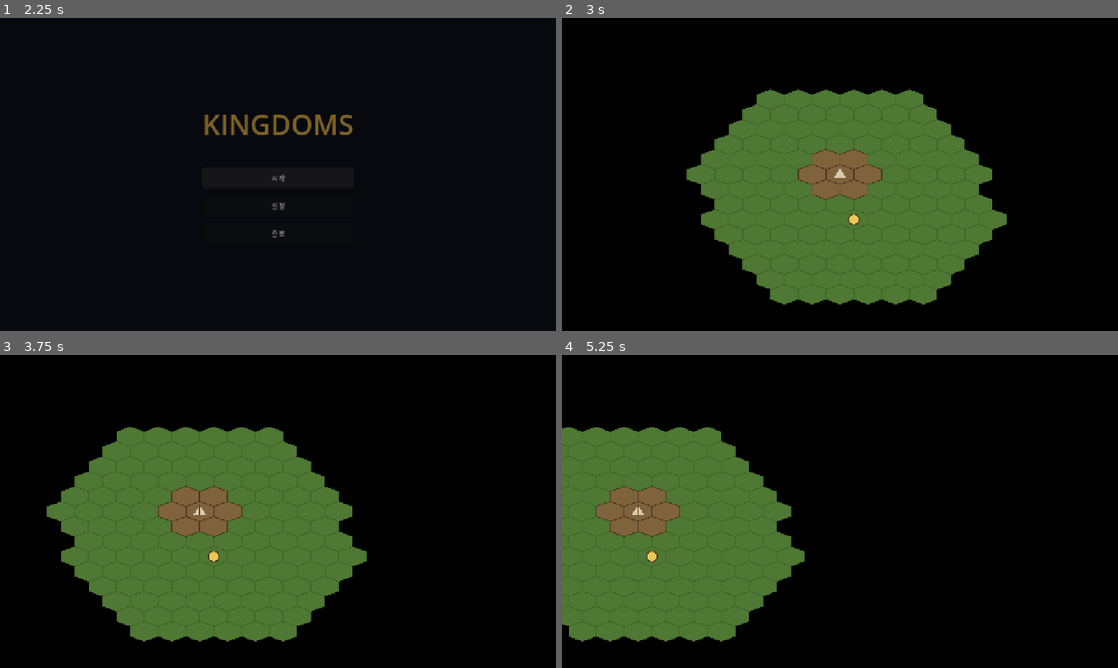
Above: before the commit, frames 1-4 (two rows, left to right).
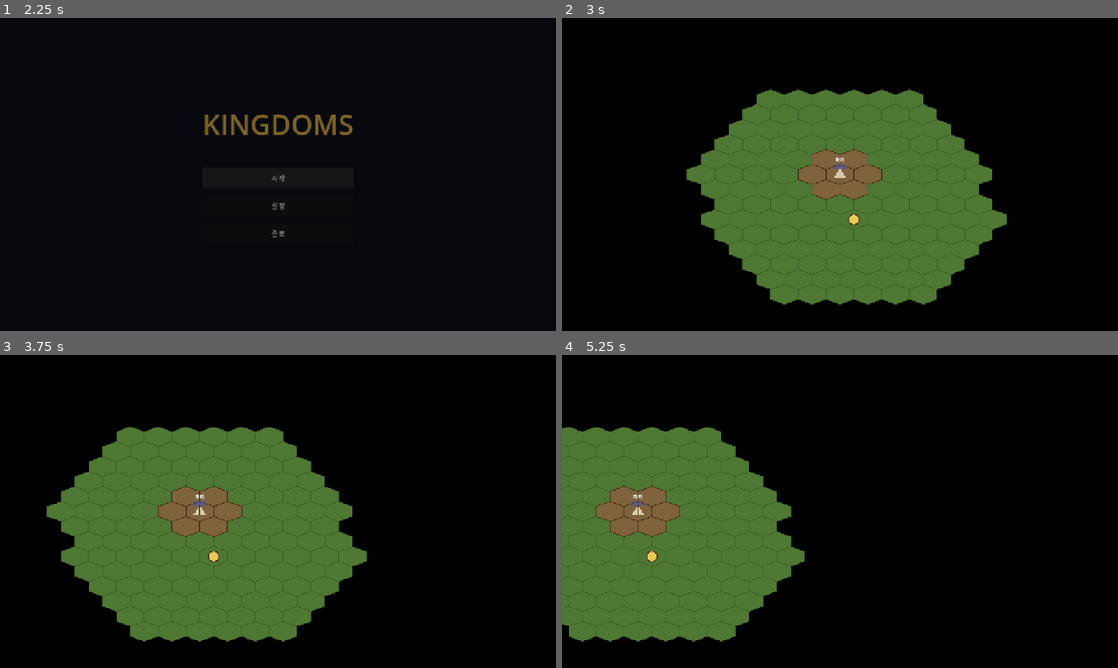
Above: after the commit, the same moments.

Repository: Johnyworld/kingdoms
Game: Godot game, scene res://scenes/splash/splash.tscn
Same seed, same stepped clock (60 frames per second), same inputs: the game is played once before the commit and once after it.
Inputs (mouse positions are in pixels of both pictures, inside the frame that each line leads up to):
- Up to frame 1 (2.25 s): tap Enter at 0.5 s; move the mouse to (400, 158) at 0.52 s; hold D 0.53-1.25 s; hold Shift 0.53-1.25 s; click (400, 158) at 0.67 s; click "시작" at 1.25 s; click "시작" at 2 s
- Up to frame 2 (3 s): drag from (728, 190) to (812, 237) at 2.77 s
- Up to frame 3 (3.75 s): tap Space at 3.5 s; move the mouse to (333, 442) at 3.52 s; hold D from 3.53 s (still down); tap Ctrl at 3.6 s
- Up to frame 4 (5.25 s): release D at 4.25 s; drag from (812, 574) to (673, 464) at 4.27 s; tap Enter at 5 s; move the mouse to (1006, 558) at 5.02 s; hold A from 5.03 s (still down); tap Alt at 5.1 s

Frame 1 is identical in both runs. In frame 2, less than 0.1% of the frame differs, in the area x 48-52%, y 44-49%; in frame 3, less than 0.1%; in frame 4, less than 0.1%, in the area x 12-15%, y 44-49%.

Commit message:
feat(camp): 세력(Faction) 엔티티 + 캠프 이름·소속, 메뉴·맵 표시
- Faction(세력) 추가: 이름·색상·소속 캠프, add_camp 양방향 연결
- Camp에 camp_name("파리")·faction(→"프랑스") 필드, 변경 시 queue_redraw
- 캠프 메뉴 우측 패널에 이름 + 세력명(세력색) 표시 (open(camp)로 변경)
- 필드 맵 캠프 중앙(텐트 위)에 이름·세력명 렌더링(map_label_lines/_draw)
- 스펙(Faction/Camp/camp-menu/SPEC) · 테스트(faction/camp/camp_menu) 동반

Co-Authored-By: Claude Opus 4.8 (1M context) <noreply@anthropic.com>

Diff:
--- a/scenes/camp/camp.gd
+++ b/scenes/camp/camp.gd
@@ -1,10 +1,21 @@
-extends Node2D
+class_name Camp extends Node2D
 ## 중앙 캠프. 중심 1헥스 + 주변 6헥스 = 총 7헥스를 차지한다.
 ## 헥스 중 하나라도 클릭되면 게임 쪽에서 캠프 메뉴를 연다.
+## 캠프는 이름을 가지며 하나의 세력(Faction)에 소속된다.
 
 const FILL_COLOR := Color(0.52, 0.38, 0.24, 0.9)   # 캠프 부지(흙색)
 const EDGE_COLOR := Color(0.28, 0.19, 0.1)
 const TENT_COLOR := Color(0.85, 0.8, 0.68)
+
+# --- 정체성 --- (변경 시 맵 라벨을 다시 그리도록 setter에서 queue_redraw)
+var camp_name := "":        # 캠프 이름(예: "파리"). Node.name과 충돌을 피해 camp_name 사용.
+	set(value):
+		camp_name = value
+		queue_redraw()
+var faction: Faction = null: # 소속 세력. Faction.add_camp로 연결된다.
+	set(value):
+		faction = value
+		queue_redraw()
 
 # 자원 (초기값). 삽입 순서가 곧 메뉴 표시 순서.
 var resources := {
@@ -40,6 +51,16 @@
 func center_cell() -> Vector2i:
 	return _center_cell
 
+## 맵에 표시할 텍스트 줄 목록. 각 원소는 {text, color}.
+## 이름(흰색) → 세력명(세력 색). 둘 다 없으면 빈 배열.
+func map_label_lines() -> Array:
+	var lines := []
+	if camp_name != "":
+		lines.append({"text": camp_name, "color": Color.WHITE})
+	if faction != null:
+		lines.append({"text": faction.name, "color": faction.color})
+	return lines
+
 func _draw() -> void:
 	if _terrain == null:
 		return
@@ -70,3 +91,22 @@
 	])
 	draw_colored_polygon(tent, TENT_COLOR)
 	draw_line(center + Vector2(0, -hh * 0.6), center + Vector2(0, hh * 0.35), EDGE_COLOR, 1.5, true)
+
+	_draw_labels(center - Vector2(0, hh * 0.6))
+
+## 텐트 위쪽 중앙에 이름·세력 줄을 위→아래로 그린다.
+func _draw_labels(anchor: Vector2) -> void:
+	var lines := map_label_lines()
+	if lines.is_empty():
+		return
+	var font := ThemeDB.fallback_font
+	var font_size := 12
+	var line_h := font_size + 3
+	# anchor를 맨 아랫줄의 baseline으로 삼아 위로 쌓아 올린다.
+	var baseline := anchor.y - (lines.size() - 1) * line_h
+	for line in lines:
+		var text: String = line["text"]
+		var w := font.get_string_size(text, HORIZONTAL_ALIGNMENT_LEFT, -1, font_size).x
+		draw_string(font, Vector2(anchor.x - w * 0.5, baseline), text,
+			HORIZONTAL_ALIGNMENT_LEFT, -1, font_size, line["color"])
+		baseline += line_h
--- a/scenes/camp/camp_menu.gd
+++ b/scenes/camp/camp_menu.gd
@@ -4,6 +4,8 @@
 
 var _root: Control
 var _res_grid: GridContainer
+var _camp_title: Label     # 우측 패널 제목 = 캠프 이름
+var _faction_label: Label  # 제목 아래 세력명(세력 색상)
 
 func _ready() -> void:
 	layer = 64
@@ -68,10 +70,12 @@
 	vbox.add_theme_constant_override("separation", 10)
 	panel.add_child(vbox)
 
-	var title := Label.new()
-	title.text = "캠프"
-	title.add_theme_font_size_override("font_size", 20)
-	vbox.add_child(title)
+	_camp_title = Label.new()
+	_camp_title.add_theme_font_size_override("font_size", 20)
+	vbox.add_child(_camp_title)
+
+	_faction_label = Label.new()
+	vbox.add_child(_faction_label)
 	vbox.add_child(HSeparator.new())
 
 	var build_btn := Button.new()
@@ -91,8 +95,18 @@
 
 	return panel
 
-## 자원 값을 채우고 메뉴를 연다.
-func open(resources: Dictionary) -> void:
+## 캠프 정보(이름 · 세력 · 자원)를 채우고 메뉴를 연다.
+func open(camp: Camp) -> void:
+	# 우측 패널: 이름 + 세력.
+	_camp_title.text = camp.camp_name
+	if camp.faction != null:
+		_faction_label.text = camp.faction.name
+		_faction_label.add_theme_color_override("font_color", camp.faction.color)
+	else:
+		_faction_label.text = ""
+
+	# 좌측 패널: 자원 그리드.
+	var resources := camp.resources
 	for child in _res_grid.get_children():
 		child.queue_free()
 	for res_name in resources:
--- /dev/null
+++ b/scenes/faction/faction.gd
@@ -0,0 +1,19 @@
+class_name Faction extends RefCounted
+## 캠프가 소속되는 세력(예: "프랑스"). 하나의 세력은 여러 캠프를 거느린다.
+## 시각 요소가 없는 순수 데이터 엔티티라 씬 없이 스크립트만 둔다.
+
+var name: String
+var color: Color
+var camps: Array = []
+
+func _init(p_name := "", p_color := Color.WHITE) -> void:
+	name = p_name
+	color = p_color
+
+## 캠프를 이 세력에 편입한다. camps에 추가하고 camp.faction을 자신으로 설정(양방향).
+## camp은 Camp 노드지만, Faction↔Camp 순환 타입 참조를 피하려 untyped로 둔다.
+func add_camp(camp) -> void:
+	if camp in camps:
+		return
+	camps.append(camp)
+	camp.faction = self
--- a/scenes/game/game.gd
+++ b/scenes/game/game.gd
@@ -38,6 +38,7 @@
 	_center_camera()
 	overlay.setup(terrain)
 	camp.setup(terrain, Vector2i(MAP_WIDTH / 2, MAP_HEIGHT / 2))
+	_setup_faction()
 	_place_hero()
 	fog.setup(terrain, MAP_WIDTH, MAP_HEIGHT)
 	_update_fog()
@@ -59,6 +60,12 @@
 	var center_cell := Vector2i(MAP_WIDTH / 2, MAP_HEIGHT / 2)
 	camera.position = terrain.map_to_local(center_cell)
 	camera.make_current()
+
+## 캠프에 이름("파리")을 붙이고 세력("프랑스")에 편입한다.
+func _setup_faction() -> void:
+	var france := Faction.new("프랑스", Color(0.2, 0.3, 0.8))
+	camp.camp_name = "파리"
+	france.add_camp(camp)
 
 ## 주인공을 캠프 바로 아래(캠프 영역 밖) 타일에 배치한다.
 func _place_hero() -> void:
@@ -96,7 +103,7 @@
 	if camp.contains_cell(cell):
 		if _selected:
 			_deselect()
-		camp_menu.open(camp.resources)
+		camp_menu.open(camp)
 		return
 
 	if not _selected:
--- a/test/unit/test_camp.gd
+++ b/test/unit/test_camp.gd
@@ -46,3 +46,31 @@
 
 func test_default_vision() -> void:
 	assert_eq(camp.vision, 5, "캠프 기본 시야 5")
+
+func test_default_identity() -> void:
+	assert_eq(camp.camp_name, "", "기본 캠프 이름은 빈 문자열")
+	assert_null(camp.faction, "기본 소속 세력은 없음")
+
+const BLUE := Color(0.2, 0.3, 0.8)
+
+func test_map_labels_name_and_faction() -> void:
+	camp.camp_name = "파리"
+	load("res://scenes/faction/faction.gd").new("프랑스", BLUE).add_camp(camp)
+	var lines: Array = camp.map_label_lines()
+	assert_eq(lines.size(), 2, "이름 + 세력 = 2줄")
+	assert_eq(lines[0]["text"], "파리", "첫 줄은 캠프 이름")
+	assert_eq(lines[1]["text"], "프랑스", "둘째 줄은 세력명")
+
+func test_map_labels_faction_color() -> void:
+	camp.camp_name = "파리"
+	load("res://scenes/faction/faction.gd").new("프랑스", BLUE).add_camp(camp)
+	assert_eq(camp.map_label_lines()[1]["color"], BLUE, "세력 줄 색상 = 세력 색상")
+
+func test_map_labels_name_only() -> void:
+	camp.camp_name = "파리"
+	var lines: Array = camp.map_label_lines()
+	assert_eq(lines.size(), 1, "세력 없으면 이름 1줄")
+	assert_eq(lines[0]["text"], "파리", "이름 줄")
+
+func test_map_labels_empty() -> void:
+	assert_eq(camp.map_label_lines().size(), 0, "이름·세력 없으면 빈 배열")
--- /dev/null
+++ b/test/unit/test_camp_menu.gd
@@ -0,0 +1,40 @@
+extends GutTest
+## 캠프 메뉴 UI — 캠프 이름/세력 표시와 자원 그리드 채움.
+
+const BLUE := Color(0.2, 0.3, 0.8)
+
+var menu: CanvasLayer
+var camp: Node2D
+
+func before_each() -> void:
+	menu = load("res://scenes/camp/camp_menu.gd").new()
+	add_child_autofree(menu)
+	camp = load("res://scenes/camp/camp.gd").new()
+	add_child_autofree(camp)
+
+func _with_faction() -> void:
+	var f = load("res://scenes/faction/faction.gd").new("프랑스", BLUE)
+	camp.camp_name = "파리"
+	f.add_camp(camp)
+
+func test_shows_camp_name_and_faction() -> void:
+	_with_faction()
+	menu.open(camp)
+	assert_eq(menu._camp_title.text, "파리", "제목 라벨 = 캠프 이름")
+	assert_eq(menu._faction_label.text, "프랑스", "세력 라벨 = 세력명")
+
+func test_faction_label_color() -> void:
+	_with_faction()
+	menu.open(camp)
+	assert_eq(menu._faction_label.get_theme_color("font_color"), BLUE, "세력 라벨 색상 = 세력 색상")
+
+func test_no_faction_empty_label() -> void:
+	camp.camp_name = "파리"
+	menu.open(camp)
+	assert_eq(menu._faction_label.text, "", "세력이 없으면 세력 라벨은 빈 문자열")
+
+func test_resource_grid_filled() -> void:
+	_with_faction()
+	menu.open(camp)
+	# 자원 6종 × 2열(이름/값) = 12개 자식.
+	assert_eq(menu._res_grid.get_child_count(), 12, "자원 그리드가 6종으로 채워진다")
--- /dev/null
+++ b/test/unit/test_faction.gd
@@ -0,0 +1,34 @@
+extends GutTest
+## 세력(Faction) 엔티티 테스트 — 속성과 캠프 양방향 연결.
+
+const BLUE := Color(0.2, 0.3, 0.8)
+
+var camp: Node2D
+
+func before_each() -> void:
+	camp = load("res://scenes/camp/camp.gd").new()
+	add_child_autofree(camp)
+
+func _faction(name := "프랑스", color := BLUE) -> Object:
+	return load("res://scenes/faction/faction.gd").new(name, color)
+
+func test_init_sets_name_and_color() -> void:
+	var f := _faction("프랑스", BLUE)
+	assert_eq(f.name, "프랑스", "생성 시 이름 설정")
+	assert_eq(f.color, BLUE, "생성 시 색상 설정")
+
+func test_camps_empty_on_create() -> void:
+	var f := _faction()
+	assert_eq(f.camps.size(), 0, "생성 직후 소속 캠프는 없음")
+
+func test_add_camp_links_both_ways() -> void:
+	var f := _faction()
+	f.add_camp(camp)
+	assert_true(camp in f.camps, "camps에 캠프가 추가된다")
+	assert_eq(camp.faction, f, "camp.faction이 이 세력을 가리킨다(양방향)")
+
+func test_add_camp_no_duplicate() -> void:
+	var f := _faction()
+	f.add_camp(camp)
+	f.add_camp(camp)
+	assert_eq(f.camps.size(), 1, "같은 캠프 중복 추가 방지")
Not shown, added: scenes/faction/faction.gd.uid
Not shown, added: test/unit/test_camp_menu.gd.uid
Not shown, added: test/unit/test_faction.gd.uid
Not shown, changed: docs/spec/SPEC.md
Not shown, changed: docs/spec/entities/Camp.md
Not shown, added: docs/spec/entities/Faction.md
Not shown, changed: docs/spec/features/camp-menu.md
